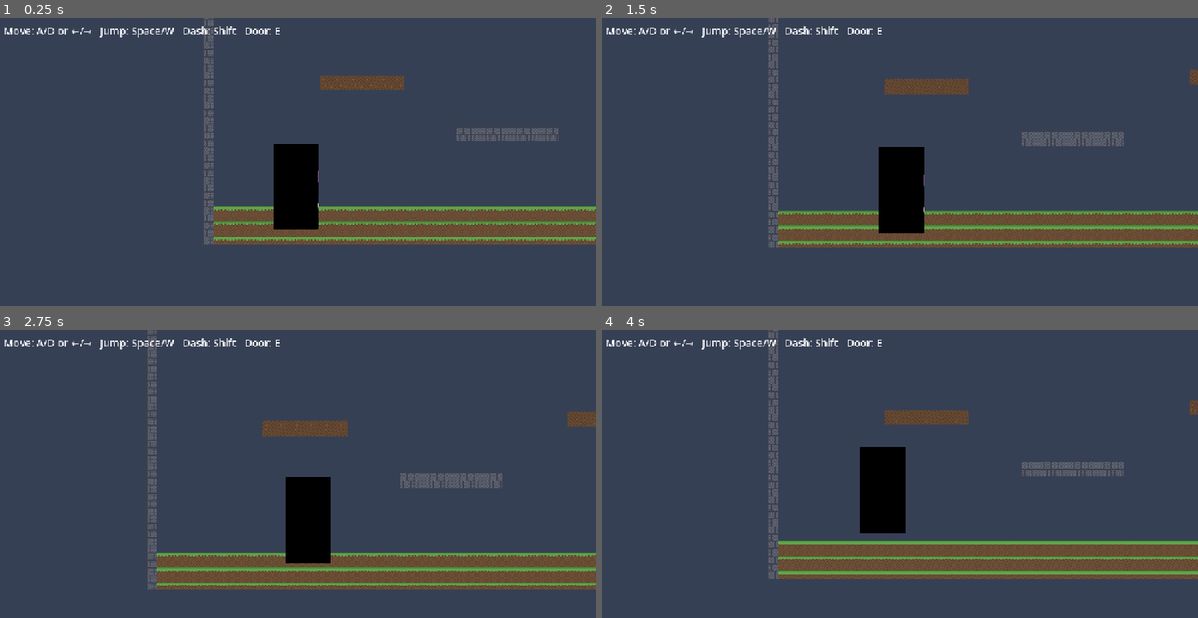
Above: before the commit, frames 1-4 (two rows, left to right).
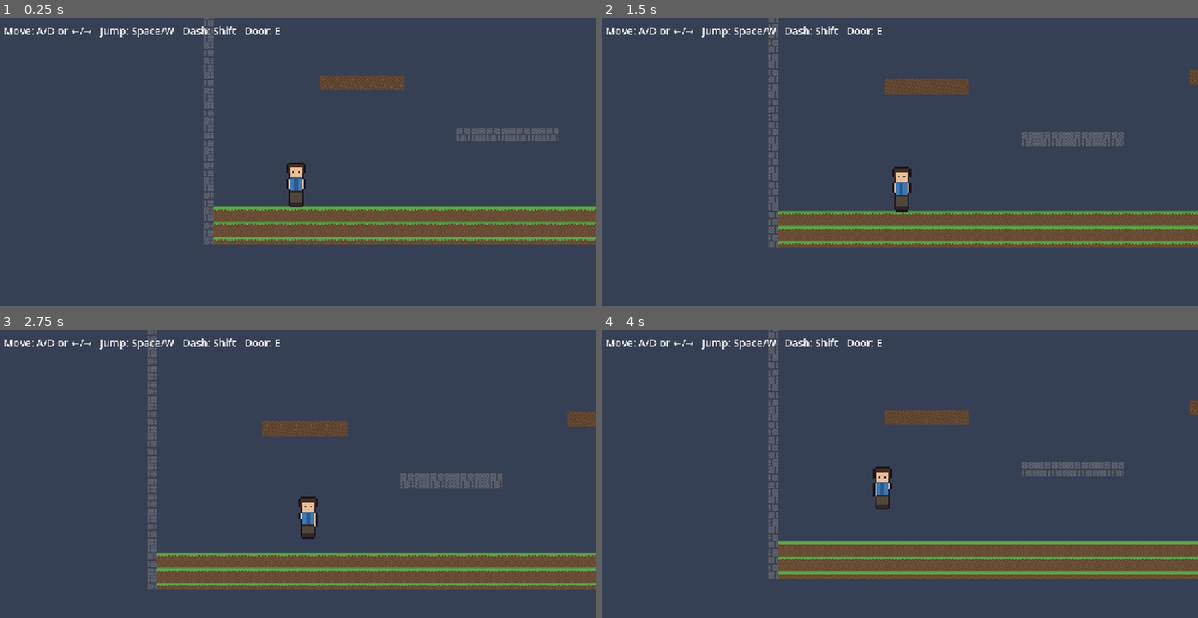
Above: after the commit, the same moments.

Repository: dannyccash-web/celadune
Game: Godot game, scene res://scenes/Game.tscn
Two runs of this game, one before a commit and one after it. Both use one fixed random seed, a clock stepped at 60 frames per second and the inputs below.
Inputs (mouse positions are in pixels of both pictures, inside the frame that each line leads up to):
- Up to frame 1 (0.25 s): no input
- Up to frame 2 (1.5 s): tap Enter at 0.5 s; move the mouse to (1031, 170) at 0.52 s; hold D (move_right) 0.53-1.25 s; hold Space (jump) 0.53-1.25 s; tap Z (attack) at 0.6 s; click (1031, 170) at 0.67 s; drag from (780, 202) to (870, 254) at 1.27 s
- Up to frame 3 (2.75 s): move the mouse to (357, 425) at 2.02 s; hold D (move_right) from 2.03 s (still down); hold Space (jump) from 2.03 s (still down); tap Z (attack) at 2.1 s
- Up to frame 4 (4 s): release D (move_right) at 2.75 s; release Space (jump) at 2.75 s; drag from (870, 566) to (715, 448) at 2.77 s; move the mouse to (1078, 548) at 3.52 s; hold A (move_left) from 3.53 s (still down); hold E (interact) from 3.53 s (still down); tap Space (jump) at 3.77, 3.8 s

The runs differ from the first frame. In frame 1, 2.2% of the frame differs, in the area x 45-54%, y 43-74%; in frame 2, 2.3%, in the area x 46-55%, y 44-75%; in frame 3, 2.3%; in frame 4, 2.3%.

Commit message:
Revert player to placeholder sprites; remove Caelan sprite sheet wiring

Diff:
--- a/scripts/Player.gd
+++ b/scripts/Player.gd
@@ -35,11 +35,11 @@
 # Attack
 const ATTACK_DURATION := 0.35   # seconds the attack state lasts
 
-# Caelan sprite sheet: each frame is 300 × 576 px (RGBA), or 300 × 192 (RGB small sheets)
-const FRAME_W      := 300
-const FRAME_H_TALL := 576   # RGBA multi-frame sheets
-const FRAME_H_SMALL := 192  # RGB small-frame sheets
-const SPRITE_SCALE := 0.32  # 300 * 0.32 ≈ 96 px display width
+# Placeholder sprites (assets/sprites/player_*.png, generated pixel art).
+# Replace these paths when real character art is ready.
+const SPRITE_PATH_IDLE := "res://assets/sprites/player_idle.png"   # 64×48, 2 frames
+const SPRITE_PATH_RUN  := "res://assets/sprites/player_run.png"    # 128×48, 4 frames
+const SPRITE_PATH_JUMP := "res://assets/sprites/player_jump.png"   # 32×48, 1 frame
 
 # ── State ─────────────────────────────────────────────────────────────────────
 var _coyote    := 0.0
@@ -58,7 +58,6 @@
 func _ready() -> void:
 	_build_animations()
 	sprite.texture_filter = CanvasItem.TEXTURE_FILTER_NEAREST
-	sprite.scale = Vector2(SPRITE_SCALE, SPRITE_SCALE)
 	sprite.play("idle")
 
 func _physics_process(delta: float) -> void:
@@ -185,56 +184,39 @@
 		sprite.play("idle")
 
 # ── Animation builder ─────────────────────────────────────────────────────────
-## Each Caelan RGBA sheet is a horizontal strip: frame width = 300, height = 576.
-## Each RGB sheet (death, attack, etc.): frame width = 300, height = 192.
+## Builds from the placeholder sprites in assets/sprites/.
+## When real character art is ready, update SPRITE_PATH_* at the top and
+## adjust frame counts here — no other changes needed.
 
 func _build_animations() -> void:
 	var frames := SpriteFrames.new()
 	frames.remove_animation("default")
 
-	# Primary movement animations (RGBA tall sheets)
-	_add_anim_sheet(frames, "idle",   "res://assets/characters/caelan/idle.png",    3,  4.0, true,  FRAME_H_TALL)
-	_add_anim_sheet(frames, "run",    "res://assets/characters/caelan/run.png",     18, 14.0, true,  FRAME_H_TALL)
-	_add_anim_sheet(frames, "jump",   "res://assets/characters/caelan/jump.png",    9,  10.0, false, FRAME_H_TALL)
-	_add_anim_sheet(frames, "walk",   "res://assets/characters/caelan/walk.png",    18, 10.0, true,  FRAME_H_TALL)
-
-	# Action animations (RGB small sheets, 300×192)
-	_add_anim_sheet(frames, "attack", "res://assets/characters/caelan/attack.png",  3,  10.0, false, FRAME_H_SMALL)
-	_add_anim_sheet(frames, "death",  "res://assets/characters/caelan/death.png",   3,  6.0,  false, FRAME_H_SMALL)
-
-	# "rise" = death played backwards — we re-add frames in reverse order
-	_add_anim_reversed(frames, "rise", "res://assets/characters/caelan/death.png", 3, 5.0, FRAME_H_SMALL)
+	_add_strip(frames, "idle",   SPRITE_PATH_IDLE, 2, 4.0,  true)
+	_add_strip(frames, "run",    SPRITE_PATH_RUN,  4, 10.0, true)
+	_add_strip(frames, "jump",   SPRITE_PATH_JUMP, 1, 1.0,  false)
+	# attack/death/rise reuse idle frames until real art is supplied
+	_add_strip(frames, "attack", SPRITE_PATH_IDLE, 2, 12.0, false)
+	_add_strip(frames, "death",  SPRITE_PATH_IDLE, 2, 6.0,  false)
+	_add_strip(frames, "rise",   SPRITE_PATH_IDLE, 2, 5.0,  false)
 
 	sprite.sprite_frames = frames
 
-func _add_anim_sheet(frames: SpriteFrames, anim: String, path: String,
-		count: int, fps: float, loop: bool, frame_h: int) -> void:
+## Slices a horizontal strip sheet into `count` equal-width frames.
+func _add_strip(frames: SpriteFrames, anim: String, path: String,
+		count: int, fps: float, loop: bool) -> void:
 	frames.add_animation(anim)
 	frames.set_animation_speed(anim, fps)
 	frames.set_animation_loop(anim, loop)
 	var sheet: Texture2D = load(path)
 	if not sheet:
 		push_warning("Player: missing sprite " + path)
-		# Add a blank frame so the animation at least exists
 		frames.add_frame(anim, PlaceholderTexture2D.new())
 		return
+	var fw := sheet.get_width() / count
+	var fh := sheet.get_height()
 	for i in range(count):
 		var atlas := AtlasTexture.new()
 		atlas.atlas  = sheet
-		atlas.region = Rect2(i * FRAME_W, 0, FRAME_W, frame_h)
+		atlas.region = Rect2(i * fw, 0, fw, fh)
 		frames.add_frame(anim, atlas)
-
-func _add_anim_reversed(frames: SpriteFrames, anim: String, path: String,
-		count: int, fps: float, frame_h: int) -> void:
-	frames.add_animation(anim)
-	frames.set_animation_speed(anim, fps)
-	frames.set_animation_loop(anim, false)
-	var sheet: Texture2D = load(path)
-	if not sheet:
-		frames.add_frame(anim, PlaceholderTexture2D.new())
-		return
-	for i in range(count - 1, -1, -1):
-		var atlas := AtlasTexture.new()
-		atlas.atlas  = sheet
-		atlas.region = Rect2(i * FRAME_W, 0, FRAME_W, frame_h)
-		frames.add_frame(anim, atlas)
